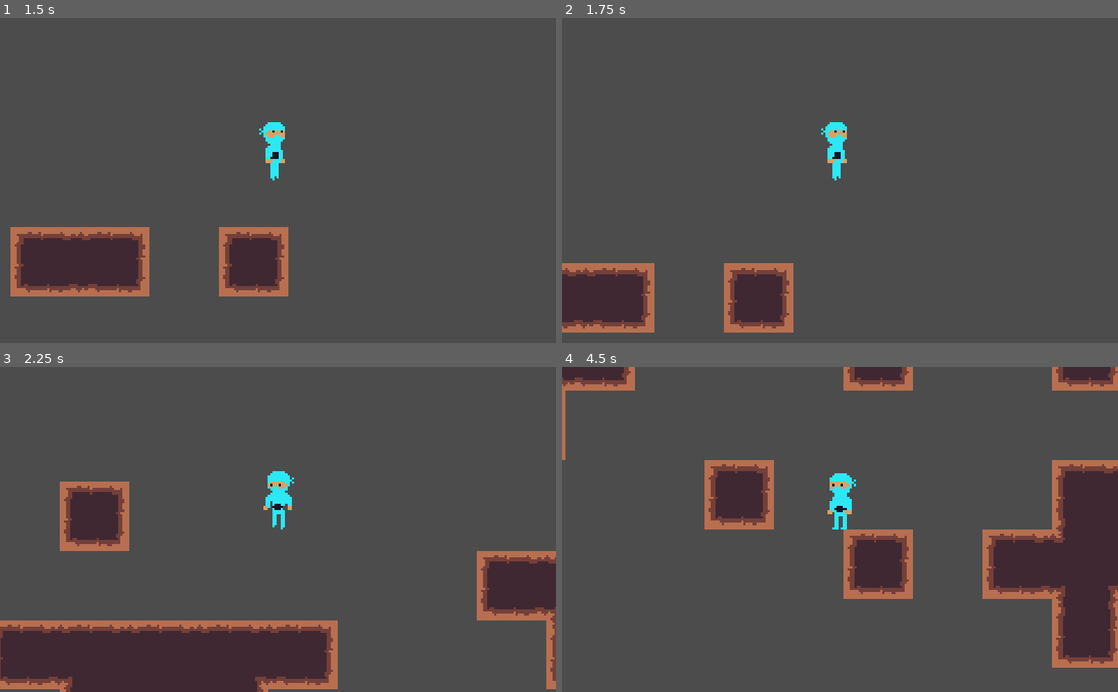
Above: before the commit, frames 1-4 (two rows, left to right).
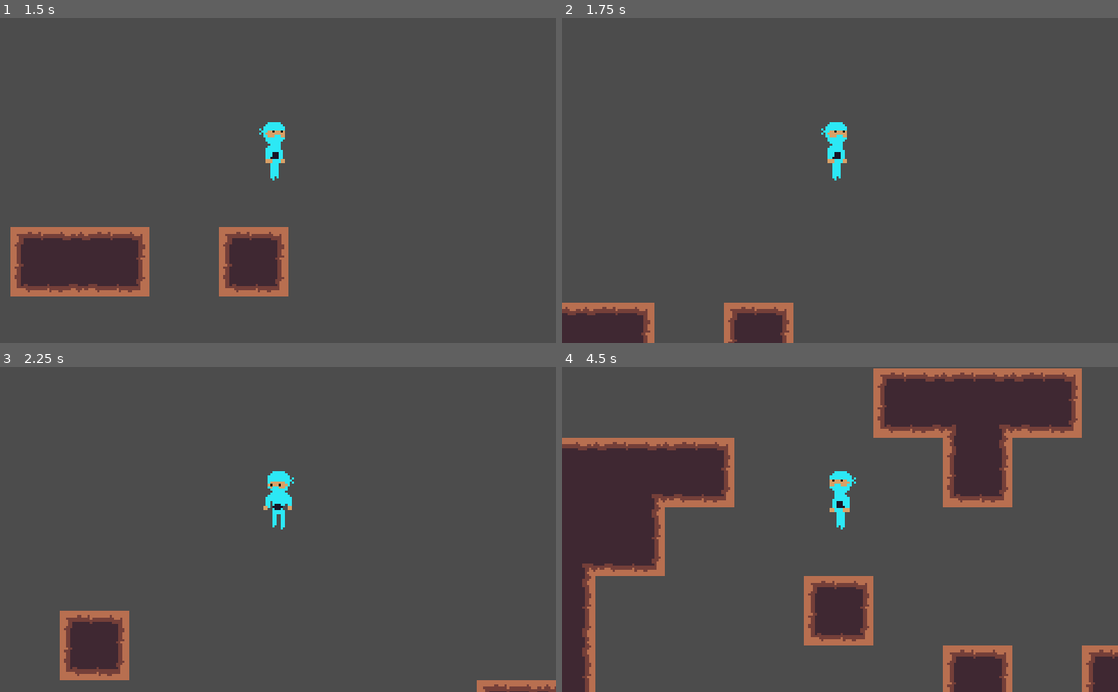
Above: after the commit, the same moments.

Repository: rodriguezric/dirt-platformer
Game: Godot game, scene res://main.tscn
Two runs of this game, one before a commit and one after it. Both use one fixed random seed, a clock stepped at 60 frames per second and the inputs below.
Inputs:
- Up to frame 1 (1.5 s): hold Space (jump) 0.53-1.28 s; hold Right (ui_right) from 0.53 s (still down); tap Space (jump) at 1.35 s
- Up to frame 2 (1.75 s): keep holding Right (ui_right); tap Space (jump) at 1.52 s
- Up to frame 3 (2.25 s): tap Space (jump) at 1.82 s; release Right (ui_right) at 2.03 s; hold Left (ui_left) from 2.03 s (still down); hold Space (jump) from 2.03 s (still down)
- Up to frame 4 (4.5 s): release Left (ui_left) at 2.78 s; release Space (jump) at 2.78 s; hold Right (ui_right) 2.78-4.28 s; tap Space (jump) at 2.85, 3.02, 3.32, 4.35 s; hold Space (jump) 3.53-4.28 s; hold Left (ui_left) from 4.28 s (still down)

Frame 1 is identical in both runs. In frame 2, 6.2% of the frame differs, in the area x 0-42%, y 75-100%; in frame 3, 19%; in frame 4, 45%, in the area x 0-100%, y 0-100%.

Commit message:
v0.0.1 - StateMachine module

Diff:
--- a/Player.gd
+++ b/Player.gd
@@ -14,6 +14,8 @@
 
 onready var sprite = $Sprite
 onready var animation = $AnimationPlayer
+
+var air_jumps = 1
 
 func _input(event):
 	if event.is_action_pressed("jump"):
@@ -33,6 +35,10 @@
 func jump():
 	if is_on_floor():
 		motion.y = -JUMP_FORCE
+
+	if air_jumps > 0 and not is_on_floor() and not is_on_wall():
+		motion.y = -JUMP_FORCE
+		air_jumps = air_jumps - 1
 
 	if is_on_wall():
 		motion.y = -JUMP_FORCE
@@ -82,6 +88,7 @@
 	if is_on_floor():
 		motion.x += input_x() * ACCELERATION * delta
 		motion.x = lerp(motion.x, 0, FRICTION)
+		air_jumps = 1
 
 func jumping_physics(delta):
 	if !is_on_floor():
--- a/project.godot
+++ b/project.godot
@@ -8,9 +8,14 @@
 
 config_version=4
 
-_global_script_classes=[  ]
+_global_script_classes=[ {
+"base": "Node",
+"class": "StateMachine",
+"language": "GDScript",
+"path": "res://submodules/Godot-State-Machine/StateMachine.gd"
+} ]
 _global_script_class_icons={
-
+"StateMachine": ""
 }
 
 [application]
@@ -49,6 +54,20 @@
 
 [input]
 
+ui_left={
+"deadzone": 0.5,
+"events": [ Object(InputEventKey,"resource_local_to_scene":false,"resource_name":"","device":0,"alt":false,"shift":false,"control":false,"meta":false,"command":false,"pressed":false,"scancode":16777231,"unicode":0,"echo":false,"script":null)
+, Object(InputEventJoypadButton,"resource_local_to_scene":false,"resource_name":"","device":0,"button_index":14,"pressure":0.0,"pressed":false,"script":null)
+, Object(InputEventJoypadMotion,"resource_local_to_scene":false,"resource_name":"","device":0,"axis":0,"axis_value":-1.0,"script":null)
+ ]
+}
+ui_right={
+"deadzone": 0.5,
+"events": [ Object(InputEventKey,"resource_local_to_scene":false,"resource_name":"","device":0,"alt":false,"shift":false,"control":false,"meta":false,"command":false,"pressed":false,"scancode":16777233,"unicode":0,"echo":false,"script":null)
+, Object(InputEventJoypadButton,"resource_local_to_scene":false,"resource_name":"","device":0,"button_index":15,"pressure":0.0,"pressed":false,"script":null)
+, Object(InputEventJoypadMotion,"resource_local_to_scene":false,"resource_name":"","device":0,"axis":0,"axis_value":1.0,"script":null)
+ ]
+}
 jump={
 "deadzone": 0.5,
 "events": [ Object(InputEventKey,"resource_local_to_scene":false,"resource_name":"","device":0,"alt":false,"shift":false,"control":false,"meta":false,"command":false,"pressed":false,"scancode":32,"unicode":0,"echo":false,"script":null)
Not shown, added: .gitmodules
